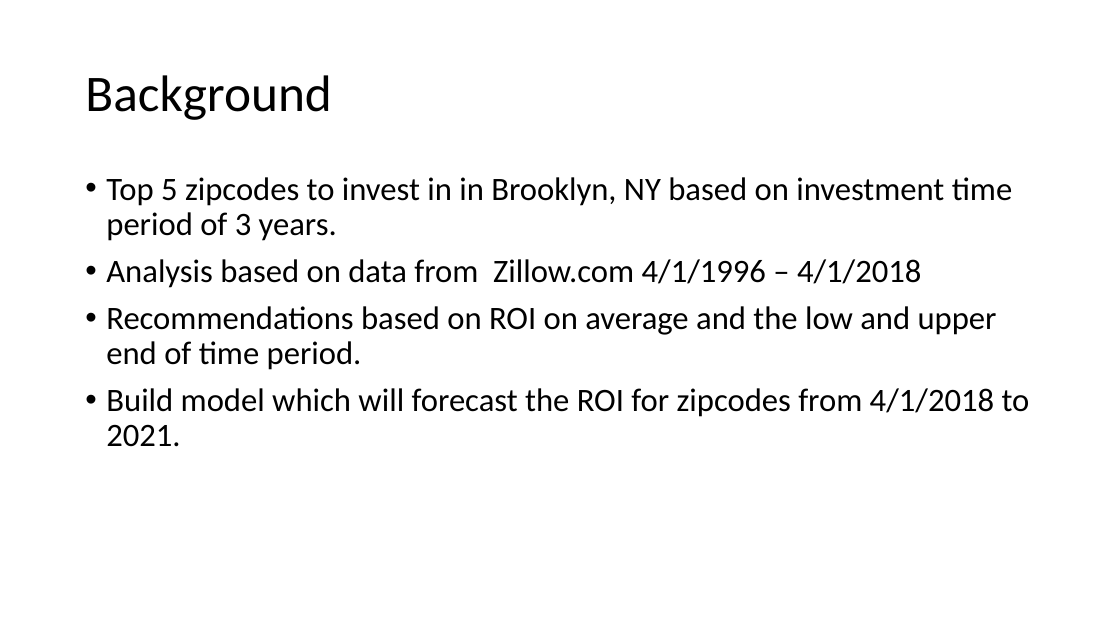
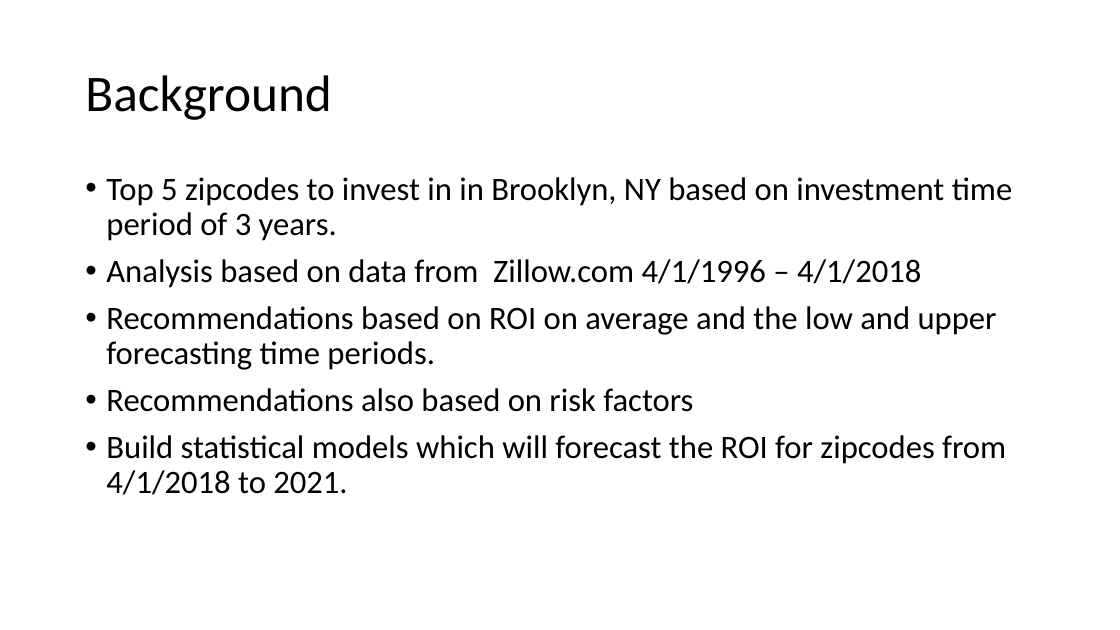
Before and after one commit to davidrtorres/Model-4-Brooklyn-Real-Estate-Investment, a slide deck: slide 2 of zillow_ts.pptx. Drawn at 1120x630 pixels with LibreOffice and Linux fonts; fonts in the diff are those of the drawing. Boxes give left, top, right and bottom in pixels: in the first picture for what was removed or moved away, otherwise in the second. Text is boxed around its words. In the diff, an @@ line names an element or a change of style, - is before the commit and + after.

```diff
--- a/zillow_ts.pptx
+++ b/zillow_ts.pptx
@@ text at box(106, 306, 1006, 495): text changed @@
-• Recommendations based on ROI on average and the low and upper end of time period.
-• Build model which will forecast the ROI for zipcodes from 4/1/2018 to 2021.
+• Recommendations based on ROI on average and the low and upper forecasting time periods.
+• Recommendations also based on risk factors
+• Build statistical models which will forecast the ROI for zipcodes from 4/1/2018 to 2021.
```
Also in this commit, not shown: 1 other slide changed, 1 slide added, 1 other file.
